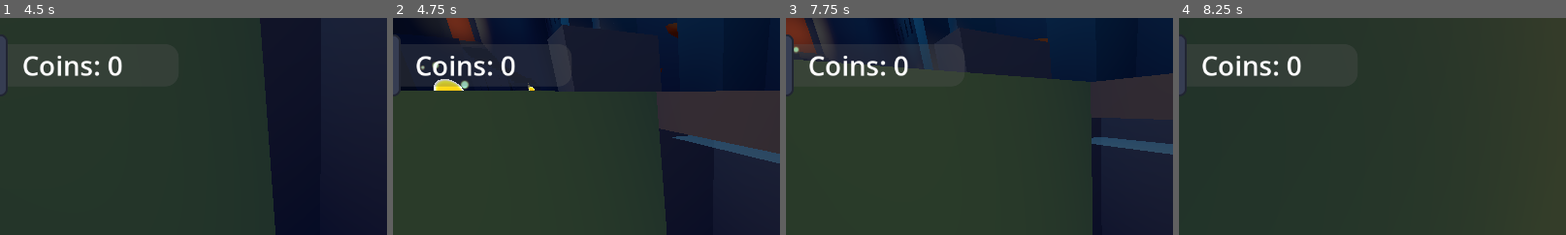
Above: before the commit, frames 1-4 (left to right).
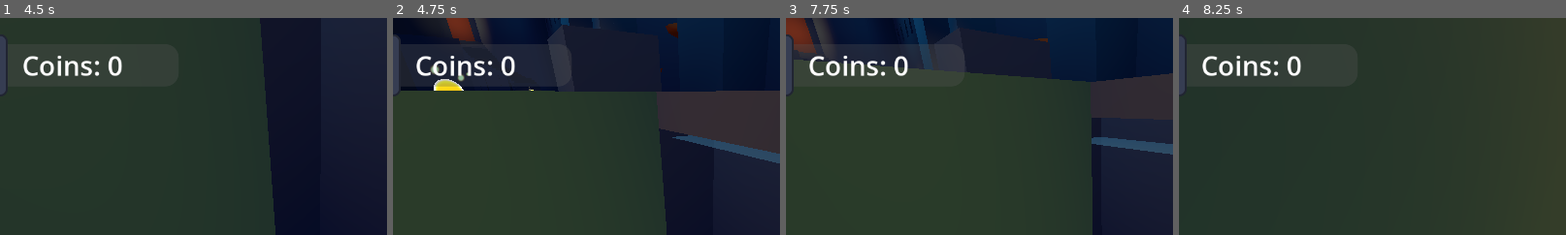
Above: after the commit, the same moments.

Repository: maliamae/GA110_MushroomLad_Godot
Game: Godot game, scene res://Scenes/dungeon_level.tscn
Two runs of this game, one before a commit and one after it. Both use one fixed random seed, a clock stepped at 60 frames per second and the inputs below. The project has no main scene, so this scene is started directly. The engine's default icon, where the game draws it, is replaced by a stand-in: a white triangle on a blue panel in a dark square.
Inputs (mouse positions are % of the whole screen's width and height, from its top left):
- Up to frame 1 (4.5 s): tap Enter (ui_accept) at 0.5 s; move the mouse to (72, 45) at 0.52 s; hold D (move_right) 0.53-1.28 s; tap Shift (dash) at 0.6, 2.1, 3.6 s; tap Space (jump) at 0.77, 1.52, 3.02, 3.77 s; move the mouse to (30, 55) at 1.27 s; hold S (move_backward) 1.28-2.03 s; click (30, 55) at 1.35 s; move the mouse to (52, 48) at 2.02 s; hold W (move_forward) from 2.03 s (still down); move the mouse to (49, 52) at 2.77 s; click (49, 52) at 2.85 s; move the mouse to (57, 51) at 3.52 s; move the mouse to (42, 49) at 4.27 s; click (42, 49) at 4.35 s
- Up to frame 2 (4.75 s): keep holding W (move_forward); tap Space (jump) at 4.52 s
- Up to frame 3 (7.75 s): move the mouse to (51, 50) at 5.02 s; tap Shift (dash) at 5.1, 6.6 s; tap Enter (ui_accept) at 5.75 s; move the mouse to (46, 48) at 5.77 s; release W (move_forward) at 5.78 s; hold D (move_right) 5.78-6.53 s; click (46, 48) at 5.85 s; tap Space (jump) at 6.02, 6.77, 7.52 s; move the mouse to (55, 50) at 6.52 s; hold W (move_forward) from 6.53 s (still down); move the mouse to (45, 50) at 7.27 s; click (45, 50) at 7.35 s
- Up to frame 4 (8.25 s): keep holding W (move_forward); move the mouse to (52, 48) at 8.02 s; tap Shift (dash) at 8.1 s
The pictures show only the part of the screen within x 9-59%, y 0-50%; the shares and areas given below are measured in that part.

Frame 1 is identical in both runs. In frame 2, 0.3% of the frame differs, in the area x 7-37%, y 20-34%; in frame 3, less than 0.1%; in frame 4, nothing differs.

Commit message:
respawn collectibles and checkpoints finalized

Diff:
--- a/Scenes/dungeon_level.tscn
+++ b/Scenes/dungeon_level.tscn
@@ -704,18 +704,12 @@
 
 [node name="Collectibles" type="Node3D" parent="." unique_id=513542959]
 
-[node name="Coin" parent="Collectibles" unique_id=69247005 instance=ExtResource("17_jinqq")]
-transform = Transform3D(1, 0, 0, 0, 1, 0, 0, 0, 1, 7.5951304, 9.640542, -10.34721)
-
 [node name="Coin2" parent="Collectibles" unique_id=877898555 instance=ExtResource("17_jinqq")]
 transform = Transform3D(1, 0, 0, 0, 1, 0, 0, 0, 1, -7.625, 8.375, -8.875)
 
 [node name="Coin3" parent="Collectibles" unique_id=211132768 instance=ExtResource("17_jinqq")]
 transform = Transform3D(1, 0, 0, 0, 1, 0, 0, 0, 1, -0.25, 3.625, -5)
 
-[node name="Coin4" parent="Collectibles" unique_id=1782048098 instance=ExtResource("17_jinqq")]
-transform = Transform3D(1, 0, 0, 0, 1, 0, 0, 0, 1, 2.25, 3.75, -21.875)
-
 [node name="Checkpoints" type="Node3D" parent="." unique_id=1084412461]
 
 [node name="checkpoint2" parent="Checkpoints" unique_id=737318252 instance=ExtResource("20_i8bwm")]
@@ -727,5 +721,11 @@
 [node name="RespawnPoint" type="Node3D" parent="." unique_id=1719151064]
 transform = Transform3D(1, 0, 0, 0, 1, 0, 0, 0, 1, 0, 3.956, -1.4)
 
+[node name="Coin" parent="." unique_id=69247005 instance=ExtResource("17_jinqq")]
+transform = Transform3D(1, 0, 0, 0, 1, 0, 0, 0, 1, 7.400691, 9.6819935, -10.322805)
+
+[node name="Coin2" parent="." unique_id=1503791201 instance=ExtResource("17_jinqq")]
+transform = Transform3D(1, 0, 0, 0, 1, 0, 0, 0, 1, 2.2746487, 3.6759596, -21.86834)
+
 [editable path="Vines/vine2"]
 [editable path="Vines/vine4"]
--- a/Scripts/checkpoint.gd
+++ b/Scripts/checkpoint.gd
@@ -2,6 +2,7 @@
 
 var pos : Vector3
 var rays : int
+var has_entered := false
 
 signal checkpoint_reached(pos, rays)
 
@@ -16,8 +17,10 @@
 	pass
 
 func _on_body_entered(body):
-	if body.name == "Player":
+	if body.name == "Player" && not has_entered:
 		#get current number of rays collected
 		rays = CollectibleManager.get_amount(CollectibleManager.CollectibleType.COIN)
+		#turn bool to true so the checkpoint can't get set twice
+		has_entered = true
 		#send signal to checkpoint manager with this position
 		emit_signal("checkpoint_reached", pos, rays)
--- a/Scripts/collectible_manager.gd
+++ b/Scripts/collectible_manager.gd
@@ -40,10 +40,11 @@
 	if not stored_collectibles.has(collectible):
 		stored_collectibles.append(collectible)
 
-	print(stored_collectibles)
+	#print(stored_collectibles)
 
 func reset_stored_list():
 	if stored_collectibles != null:
+		#print(stored_collectibles)
 		for item in stored_collectibles:
 			item.queue_free()
 		stored_collectibles.clear()
@@ -52,7 +53,9 @@
 
 func respawn_stored_list():
 	if stored_collectibles != null:
+		#print(stored_collectibles)
 		for item in stored_collectibles:
 			item.show()
+		stored_collectibles.clear()
 	else:
 		return
